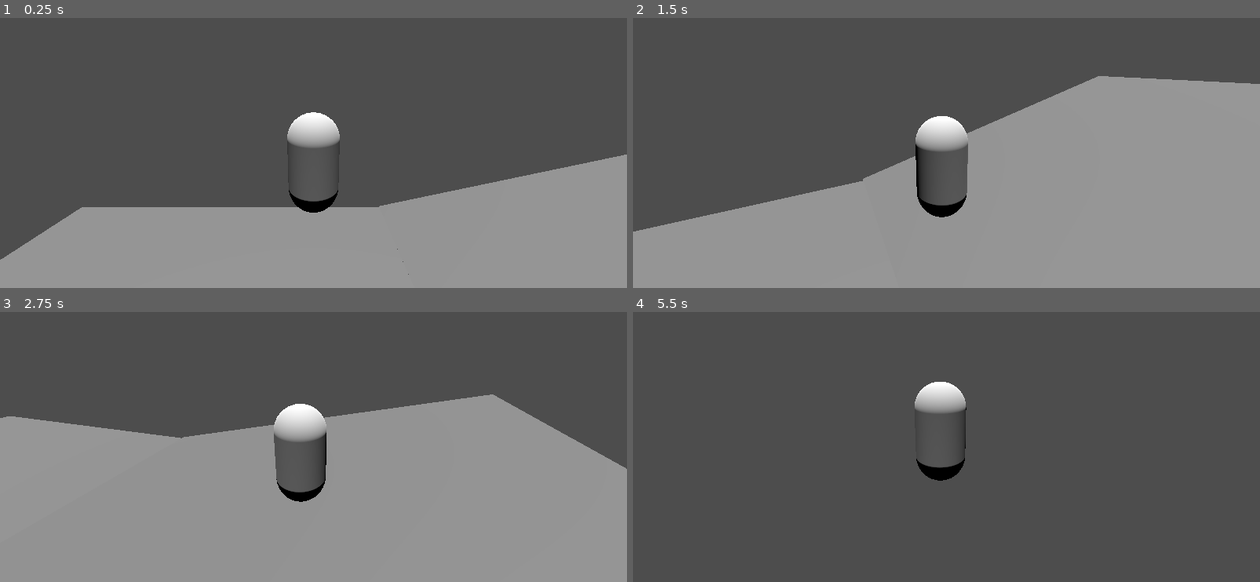
Above: before the commit, frames 1-4 (two rows, left to right).
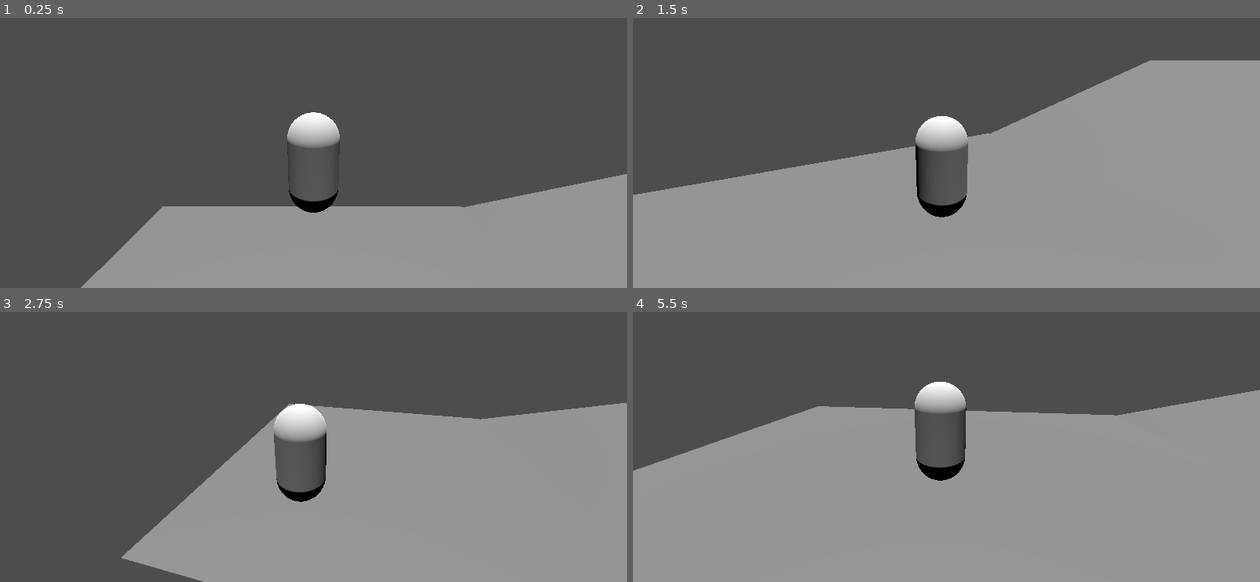
Above: after the commit, the same moments.

Repository: xmamalou/firefly
Game: Godot game, scene res://levels/test_level.tscn
The game is run twice, just before and just after one commit, with the same random seed, the same clock (stepped at 60 frames per second) and the same inputs. The project has no main scene, so this scene is started directly.
Inputs (mouse positions are in pixels of both pictures, inside the frame that each line leads up to):
- Up to frame 1 (0.25 s): no input
- Up to frame 2 (1.5 s): tap Enter at 0.5 s; move the mouse to (977, 109) at 0.52 s; hold D (move_right) 0.53-1.28 s; tap W (move_front) at 0.6, 1.35 s; tap Space (jump) at 0.77 s; move the mouse to (915, 112) at 1.27 s; hold S (move_back) from 1.28 s (still down)
- Up to frame 3 (2.75 s): tap Space (jump) at 1.52 s; move the mouse to (326, 398) at 2.02 s; release S (move_back) at 2.03 s; hold D (move_right) from 2.03 s (still down); tap W (move_front) at 2.1 s
- Up to frame 4 (5.5 s): move the mouse to (940, 411) at 2.77 s; tap W (move_front) every 0.75 s from 2.85 to 5.1 s; tap Space (jump) at 3.02, 3.77, 4.52 s; move the mouse to (990, 409) at 3.52 s; release D (move_right) at 3.53 s; hold A (move_left) 3.53-5.03 s; move the mouse to (896, 401) at 4.27 s; move the mouse to (952, 406) at 5.02 s; hold S (move_back) from 5.03 s (still down)

The runs differ from the first frame. In frame 1, 6.9% of the frame differs, in the area x 0-100%, y 50-100%; in frame 2, 7.0%; in frame 3, 20%; in frame 4, 59%, in the area x 0-100%, y 28-100%.
Error before the commit: Invalid access to property or key 'position' on a base object of type 'Nil'. (res://scripts/objects/player.gd:32)

Commit message:
Delegated spawn point assignment from scene script to scene resource

Diff:
--- a/levels/test_level.tscn
+++ b/levels/test_level.tscn
@@ -1,17 +1,16 @@
-[gd_scene load_steps=5 format=3 uid="uid://cwfhib3b8u73w"]
+[gd_scene load_steps=4 format=3 uid="uid://cwfhib3b8u73w"]
 
-[ext_resource type="Script" path="res://scripts/levels/test_level.gd" id="1_p2cic"]
 [ext_resource type="PackedScene" uid="uid://d20unmxyabe36" path="res://objects/player.tscn" id="1_pgrrm"]
 [ext_resource type="PackedScene" uid="uid://dsl2t05a20ryb" path="res://objects/placeholder_ground.tscn" id="2_v02on"]
 
 [sub_resource type="WorldBoundaryShape3D" id="WorldBoundaryShape3D_x0u1b"]
 
 [node name="test_level" type="Node3D"]
-script = ExtResource("1_p2cic")
 
-[node name="player" parent="." instance=ExtResource("1_pgrrm")]
+[node name="player" parent="." node_paths=PackedStringArray("spawn_point") instance=ExtResource("1_pgrrm")]
 transform = Transform3D(1, 0, 0, 0, 1, 0, 0, 0, 1, 3.68337, 4.8745, 0)
 vertical_speed = 8
+spawn_point = NodePath("../spawn_point")
 
 [node name="sunlight" type="DirectionalLight3D" parent="."]
 transform = Transform3D(1, 0, 0, 0, 0.0500699, 0.998746, 0, -0.998746, 0.0500699, 0, 5.70936, 6.34654)
@@ -19,8 +18,8 @@
 [node name="ground" parent="." instance=ExtResource("2_v02on")]
 transform = Transform3D(1, 6.98132e-05, 0, -6.98132e-05, 1, 0, 0, 0, 1, -0.0599544, 0, 1.77768)
 
-[node name="ground" parent="ground" instance=ExtResource("2_v02on")]
-transform = Transform3D(0.972092, -0.234599, 0, 0.234599, 0.972092, 0, 0, 0, 1, 13.1641, 1.68279, 0.072621)
+[node name="ground3" parent="." instance=ExtResource("2_v02on")]
+transform = Transform3D(0.972108, -0.234531, 0, 0.234531, 0.972108, 0, 0, 0, 1, 13.1473, 1.57115, 1.86759)
 
 [node name="ground2" parent="." instance=ExtResource("2_v02on")]
 transform = Transform3D(1, 0, 0, 0, 1, 0, 0, 0, 1, 0, -13.3929, 7.71667)
--- a/scripts/levels/test_level.gd
+++ b/scripts/levels/test_level.gd
@@ -5,7 +5,7 @@
 
 # Called when the node enters the scene tree for the first time.
 func _ready() -> void:
-	player.spawn_point = spawn_point
+	pass
 
 
 # Called every frame. 'delta' is the elapsed time since the previous frame.
